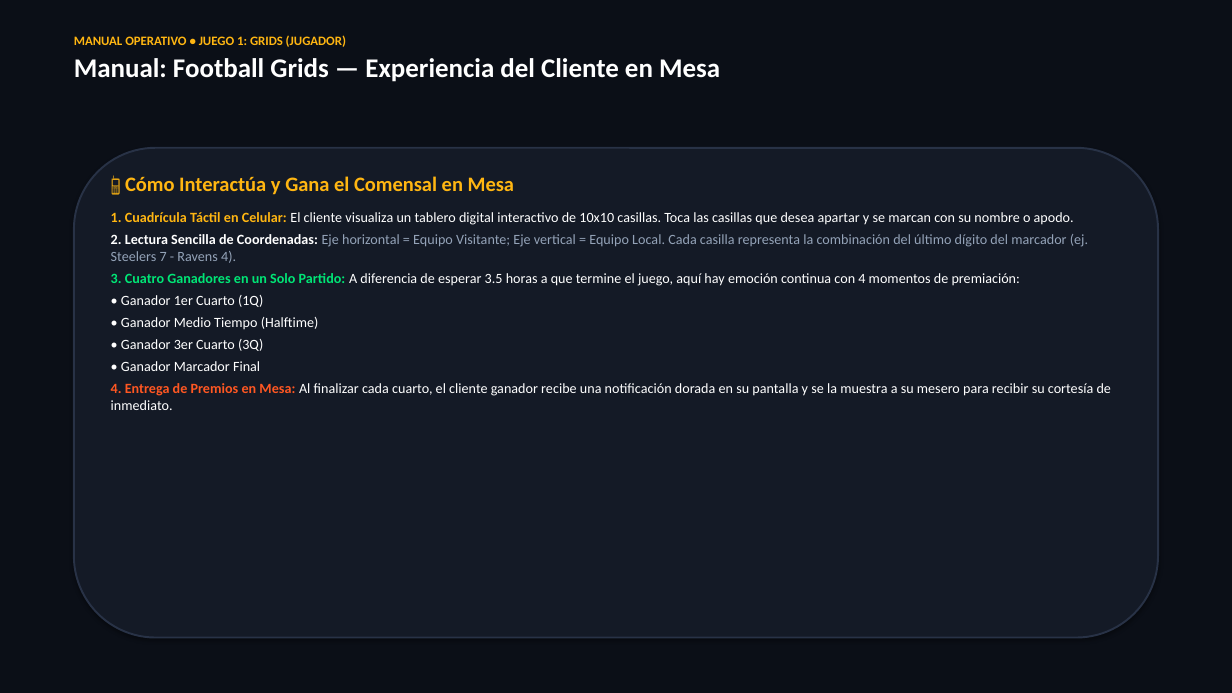
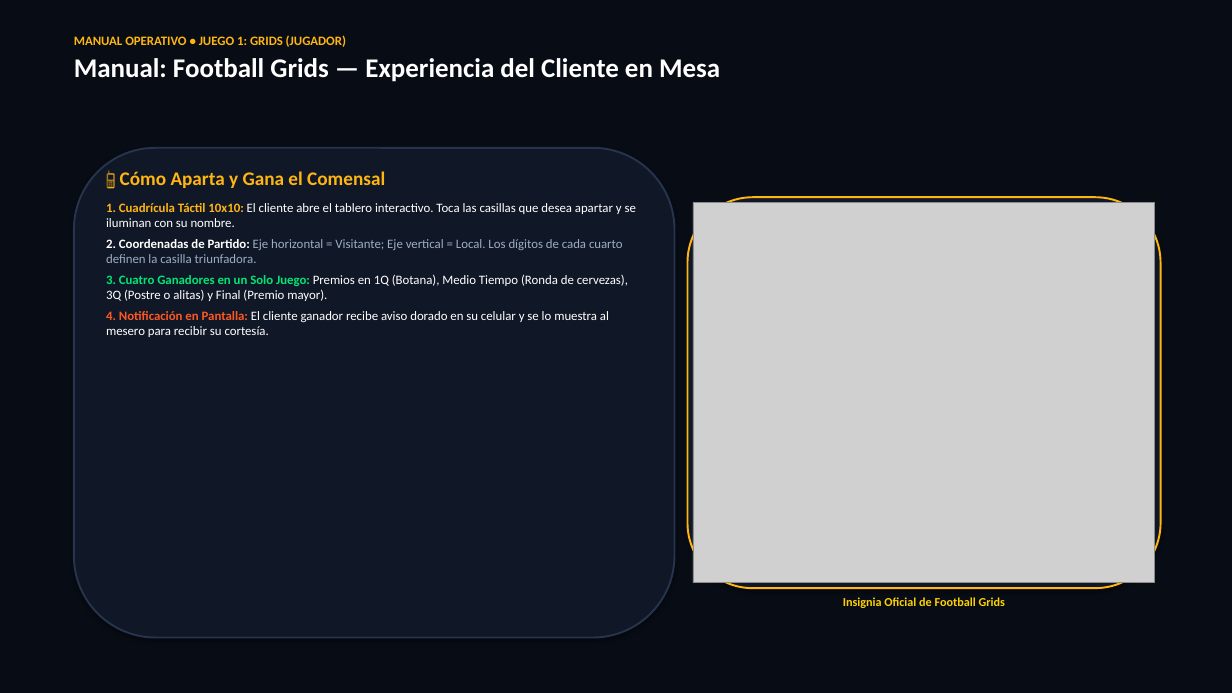
Before and after one commit to chefalbertomc/NFL-grids-, a slide deck: slide 9 of Drinks_and_Wins_Presentacion_Ejecutiva.pptx. Drawn at 1232x693 pixels with LibreOffice and Linux fonts; fonts in the diff are those of the drawing; grey boxes stand for pictures. Boxes give left, top, right and bottom in pixels: in the first picture for what was removed or moved away, otherwise in the second. Text is boxed around its words. In the diff, an @@ line names an element or a change of style, - is before the commit and + after.

Commit message:
feat(presentation): estética moderna ultra-visual con fotografías cinematográficas y mockups de interfaz en las 23 diapositivas

```diff
--- a/Drinks_and_Wins_Presentacion_Ejecutiva.pptx
+++ b/Drinks_and_Wins_Presentacion_Ejecutiva.pptx
@@ background #0B0F17 to #080C14 @@
@@ rounded rectangle: place and size @@
-rounded rectangle at bbox=[74, 148, 1158, 638]
+rounded rectangle at bbox=[74, 148, 675, 638]
@@ rounded rectangle at bbox=[74, 148, 675, 638]: fill #141A26 to #101726; outline #283246 1.5 pt to #26344E 1.5 pt @@
@@ text at bbox=[106, 171, 636, 337]: text changed; size 11 to 10 pt @@
-📱 Cómo Interactúa y Gana el Comensal en Mesa
-1. Cuadrícula Táctil en Celular: El cliente visualiza un tablero digital interactivo de 10x10 casillas. Toca las casillas que desea apartar y se marcan con su nombre o apodo.
-2. Lectura Sencilla de Coordenadas: Eje horizontal = Equipo Visitante; Eje vertical = Equipo Local. Cada casilla representa la combinación del último dígito del marcador (ej. Steelers 7 - Ravens 4).
-3. Cuatro Ganadores en un Solo Partido: A diferencia de esperar 3.5 horas a que termine el juego, aquí hay emoción continua con 4 momentos de premiación:
-• Ganador 1er Cuarto (1Q)
-• Ganador Medio Tiempo (Halftime)
-• Ganador 3er Cuarto (3Q)
-• Ganador Marcador Final
-4. Entrega de Premios en Mesa: Al finalizar cada cuarto, el cliente ganador recibe una notificación dorada en su pantalla y se la muestra a su mesero para recibir su cortesía de inmediato.
+📱 Cómo Aparta y Gana el Comensal
+1. Cuadrícula Táctil 10x10: El cliente abre el tablero interactivo. Toca las casillas que desea apartar y se iluminan con su nombre.
+2. Coordenadas de Partido: Eje horizontal = Visitante; Eje vertical = Local. Los dígitos de cada cuarto definen la casilla triunfadora.
+3. Cuatro Ganadores en un Solo Juego: Premios en 1Q (Botana), Medio Tiempo (Ronda de cervezas), 3Q (Postre o alitas) y Final (Premio mayor).
+4. Notificación en Pantalla: El cliente ganador recibe aviso dorado en su celular y se lo muestra al mesero para recibir su cortesía.
@@ rounded rectangle added at bbox=[688, 197, 1161, 588], fill #101726, outline #FFB612 1.5 pt @@
@@ picture added at bbox=[693, 202, 1155, 582] @@
@@ text added at bbox=[843, 597, 1005, 608], 9.5 pt, text #FFD100, bold @@
+Insignia Oficial de Football Grids
```
Also in this commit, not shown: 22 other slides changed, 5 other files.
